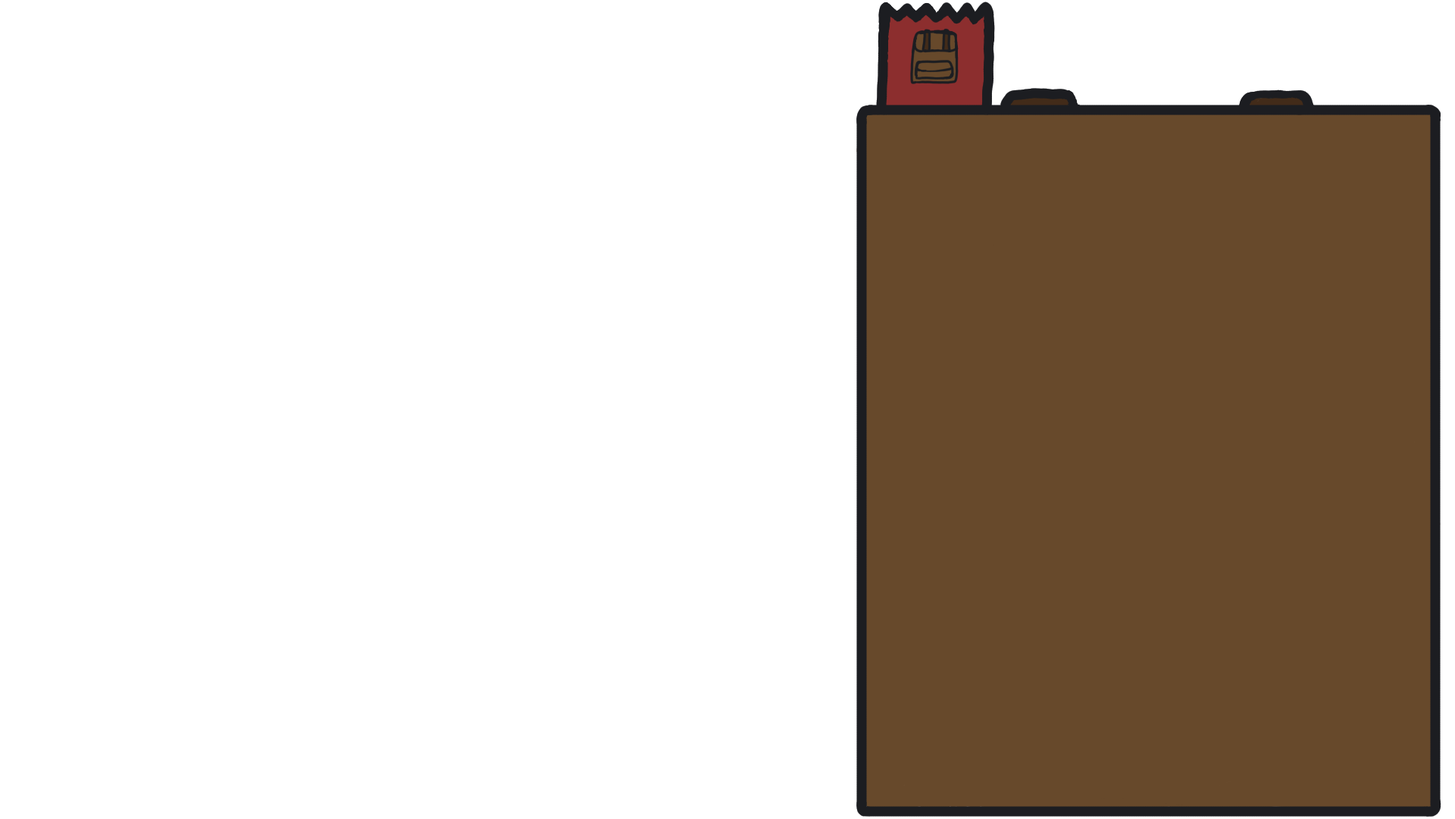
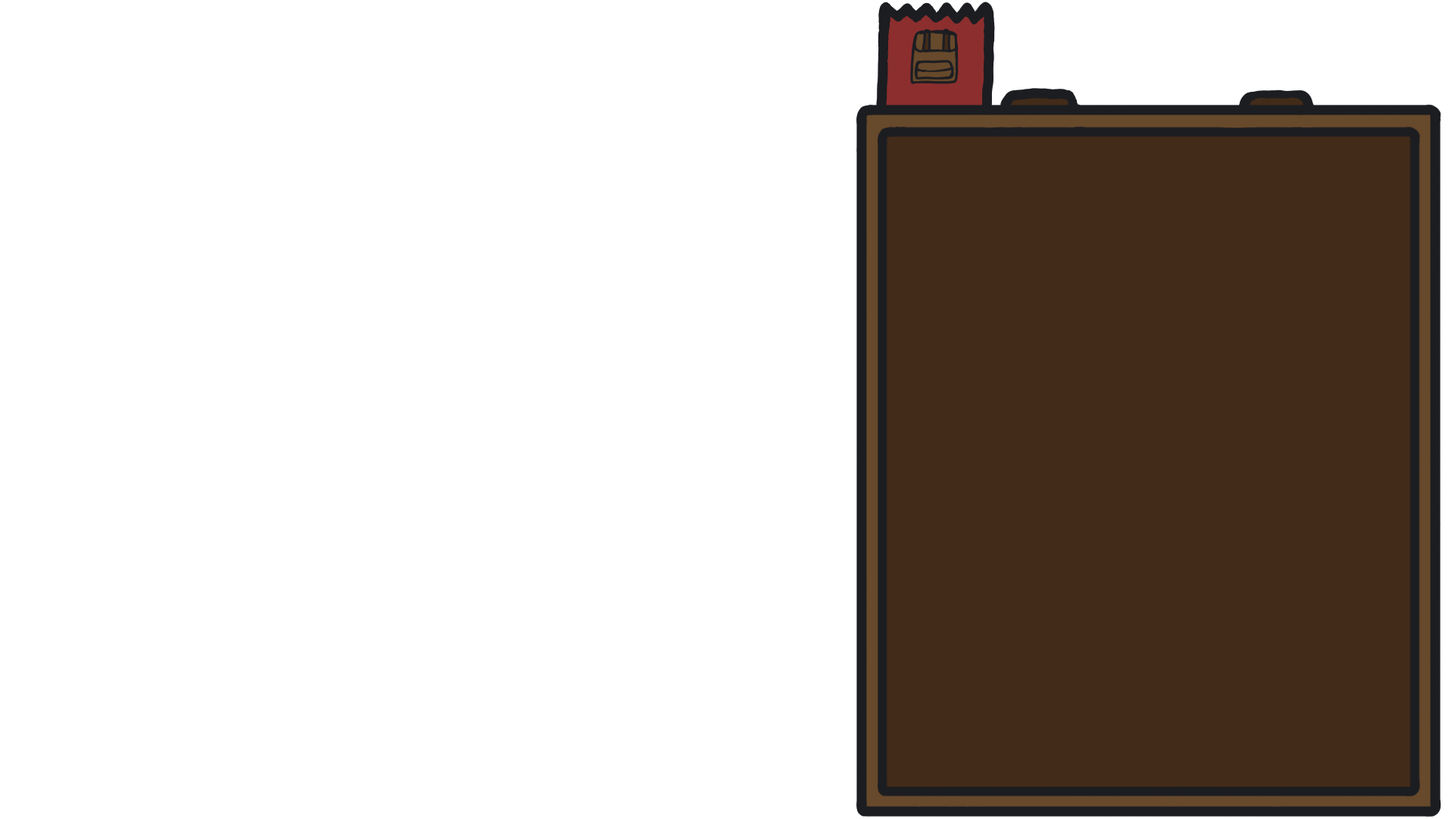
Layer changes from the first 1455px x 819px image to the second:
added layer "BackpackLines" (2nd of 3, in "BackpackGroup") in group "BackpackGroup" over [876, 4, 1422, 805]
added layer "TabLines" in group "BackpackGroup" over [876, 4, 1019, 151]
added layer "TabBackground" in group "BackpackGroup" over [876, 4, 1019, 151]
painted on "BackpackLines" (3rd of 3, in "BackpackGroup") over [876, 4, 1422, 805]
added layer "Paint Layer 5" in group "BackpackGroup" over [876, 103, 1422, 805]
painted on "BackpackBackground" over [876, 4, 1422, 805]
